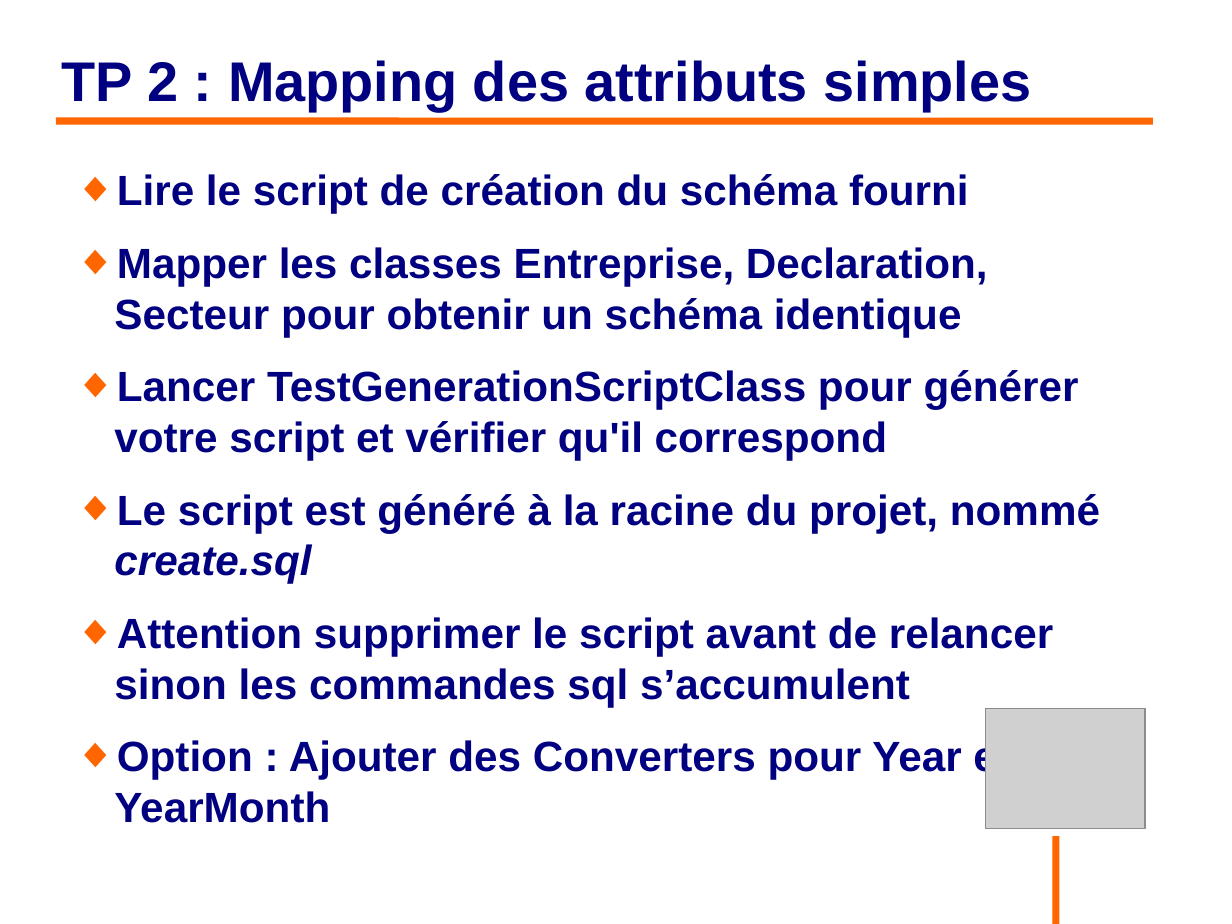
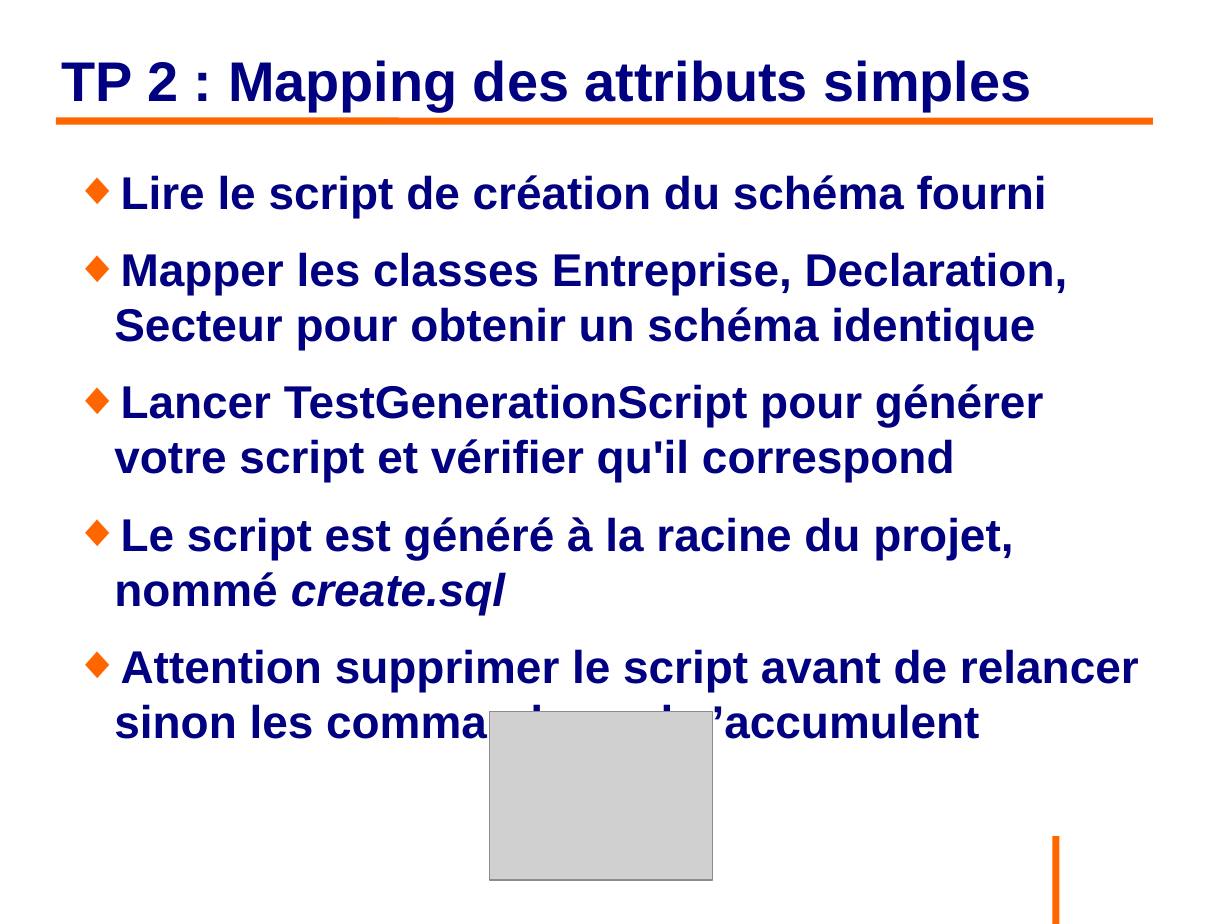
Before and after one commit to philphils/formation-hibernate-basique, a slide deck: slide 40 of Documentation/diapo_formation_hibernate.odp. Drawn at 1232x924 pixels with LibreOffice and Linux fonts; fonts in the diff are those of the drawing; grey boxes stand for pictures; background and template pictures are left out. Boxes give left, top, right and bottom in pixels: in the first picture for what was removed or moved away, otherwise in the second. Text is boxed around its words. In the diff, an @@ line names an element or a change of style, - is before the commit and + after.

```diff
--- a/Documentation/diapo_formation_hibernate.odp
+++ b/Documentation/diapo_formation_hibernate.odp
@@ text at [114, 175, 1139, 747]: size 27.2 to 29.6 pt in "Lire le script de création du schéma ...", "Mapper les classes Entreprise, Declaration, Secteur pour ...", "Le script est généré à la racine ...", "Attention supprimer le script avant de relancer ..." @@
@@ text at [114, 384, 1043, 482]: text changed; size 27.2 to 29.6 pt @@
-◆ Lancer TestGenerationScriptClass pour générer votre script et vérifier qu'il correspond
+◆ Lancer TestGenerationScript pour générer votre script et vérifier qu'il correspond
@@ picture: place and size @@
-picture at [986, 709, 1146, 830]
+picture at [490, 711, 713, 880]
@@ text at [114, 738, 1011, 823]: paragraph removed @@
-◆ Option : Ajouter des Converters pour Year et YearMonth
```
Also in this commit, not shown: 10 other slides changed, 1 slide added.
